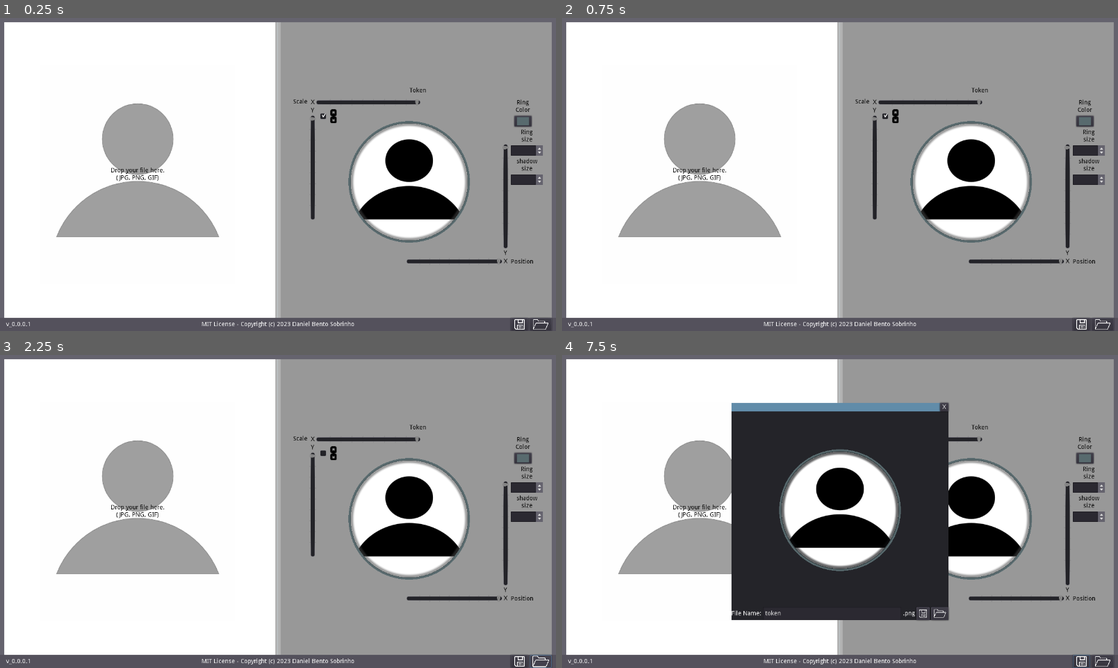
Above: before the commit, frames 1-4 (two rows, left to right).
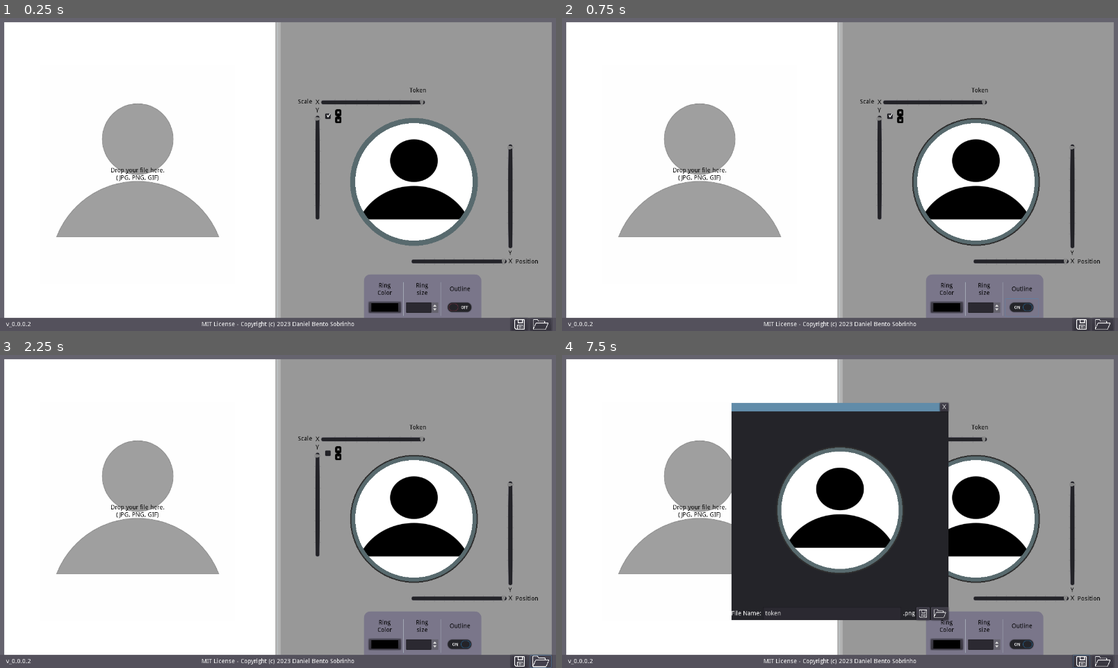
Above: after the commit, the same moments.

Repository: Daniel3dartist/Go.Token
Game: Godot game, scene res://Scenes/Main.tscn
Same seed, same stepped clock (60 frames per second), same inputs: the game is played once before the commit and once after it.
Inputs (mouse positions are in pixels of both pictures, inside the frame that each line leads up to):
- Up to frame 1 (0.25 s): no input
- Up to frame 2 (0.75 s): click (1023, 305) at 0.52 s
- Up to frame 3 (2.25 s): click "true" at 1.25 s; click (539, 661) at 2 s
- Up to frame 4 (7.5 s): click "true" at 2.75 s; click (1023, 642) at 3.52 s; click (1101, 661) at 4.25 s; click "true" at 5 s; click (1023, 642) at 5.77 s; click (1101, 661) at 6.5 s; click (1079, 661) at 7.25 s

The runs differ from the first frame. In frame 1, 6.9% of the frame differs, in the area x 5-98%, y 25-99%; in frame 2, 7.0%; in frame 3, 7.0%; in frame 4, 7.0%.

Commit message:
Improved UX/UI, added ring thickness control and outline option.

Diff:
--- a/Scenes/Main.tscn
+++ b/Scenes/Main.tscn
@@ -78,18 +78,28 @@
 [sub_resource type="ShaderMaterial" id=12]
 shader = ExtResource( 2 )
 shader_param/outline_color = Color( 1, 1, 0, 1 )
-shader_param/inner_circle = 0.448
-shader_param/outer_circle = 0.466
-shader_param/shadow_color = Color( 0, 0, 0, 1 )
-shader_param/inner_shadow = 0.442
-shader_param/outer_shadow = 0.434
+shader_param/inner_circle = 0.451
+shader_param/outer_circle = 0.49
+shader_param/shadow_color = Color( 0.0901961, 0.0901961, 0.0901961, 1 )
+shader_param/inner_shadow = 0.48
+shader_param/outer_shadow = 0.49
 shader_param/uvs_x = 1.0
 shader_param/uvs_y = 1.0
 shader_param/uvm_x = 0.0
 shader_param/uvm_y = null
 shader_param/smoothness = 0.0
-shader_param/shadow_smoothness = 0.025
+shader_param/shadow_smoothness = 0.0
 shader_param/tex_frg_2 = ExtResource( 3 )
+
+[sub_resource type="StyleBoxFlat" id=17]
+bg_color = Color( 0.480483, 0.466164, 0.544922, 1 )
+corner_radius_top_left = 15
+corner_radius_bottom_left = 15
+
+[sub_resource type="StyleBoxFlat" id=18]
+bg_color = Color( 0.480483, 0.466164, 0.544922, 1 )
+corner_radius_top_left = 15
+corner_radius_top_right = 15
 
 [node name="Main" type="Control"]
 anchor_right = 1.0
@@ -166,9 +176,9 @@
 anchor_bottom = 1.0
 
 [node name="Token" type="VBoxContainer" parent="Panel/HBoxContainer/Panel2/CenterContainer"]
-margin_left = 29.0
+margin_left = 40.0
 margin_top = 152.0
-margin_right = 604.0
+margin_right = 593.0
 margin_bottom = 568.0
 mouse_filter = 0
 size_flags_horizontal = 0
@@ -176,7 +186,7 @@
 alignment = 1
 
 [node name="Label" type="Label" parent="Panel/HBoxContainer/Panel2/CenterContainer/Token"]
-margin_right = 575.0
+margin_right = 553.0
 margin_bottom = 30.0
 rect_min_size = Vector2( 0, 30 )
 custom_colors/font_color = Color( 0, 0, 0, 1 )
@@ -186,7 +196,7 @@
 
 [node name="HBoxContainer" type="HBoxContainer" parent="Panel/HBoxContainer/Panel2/CenterContainer/Token"]
 margin_top = 34.0
-margin_right = 575.0
+margin_right = 553.0
 margin_bottom = 416.0
 mouse_filter = 0
 alignment = 1
@@ -418,12 +428,13 @@
 
 [node name="VBoxContainer3" type="VBoxContainer" parent="Panel/HBoxContainer/Panel2/CenterContainer/Token/HBoxContainer"]
 margin_left = 501.0
-margin_right = 575.0
+margin_right = 553.0
 margin_bottom = 382.0
 size_flags_horizontal = 3
 size_flags_vertical = 3
 
 [node name="VBoxContainer" type="VBoxContainer" parent="Panel/HBoxContainer/Panel2/CenterContainer/Token/HBoxContainer/VBoxContainer3"]
+visible = false
 margin_right = 56.0
 margin_bottom = 64.0
 rect_min_size = Vector2( 56, 40 )
@@ -453,9 +464,9 @@
 icon_align = 1
 
 [node name="VBoxContainer2" type="VBoxContainer" parent="Panel/HBoxContainer/Panel2/CenterContainer/Token/HBoxContainer/VBoxContainer3"]
-margin_top = 68.0
-margin_right = 74.0
-margin_bottom = 131.0
+visible = false
+margin_right = 74.0
+margin_bottom = 63.0
 rect_min_size = Vector2( 56, 40 )
 size_flags_horizontal = 0
 size_flags_vertical = 0
@@ -484,36 +495,149 @@
 color = Color( 0.4, 0.392157, 0.435294, 1 )
 
 [node name="SpinBox" type="SpinBox" parent="Panel/HBoxContainer/Panel2/CenterContainer/Token/HBoxContainer/VBoxContainer3/VBoxContainer2/CenterContainer"]
+margin_right = 74.0
+margin_bottom = 24.0
+max_value = 50.0
+value = 5.0
+align = 1
+
+[node name="VBoxContainer3" type="VBoxContainer" parent="Panel/HBoxContainer/Panel2/CenterContainer/Token/HBoxContainer/VBoxContainer3"]
+visible = false
+margin_top = 135.0
+margin_right = 74.0
+margin_bottom = 198.0
+rect_min_size = Vector2( 56, 40 )
+size_flags_horizontal = 0
+size_flags_vertical = 0
+
+[node name="Label" type="Label" parent="Panel/HBoxContainer/Panel2/CenterContainer/Token/HBoxContainer/VBoxContainer3/VBoxContainer3"]
+margin_right = 74.0
+margin_bottom = 35.0
+rect_min_size = Vector2( 56, 35 )
+custom_colors/font_color = Color( 0, 0, 0, 1 )
+text = "shadow
+size"
+align = 1
+valign = 1
+
+[node name="CenterContainer" type="CenterContainer" parent="Panel/HBoxContainer/Panel2/CenterContainer/Token/HBoxContainer/VBoxContainer3/VBoxContainer3"]
+margin_top = 39.0
+margin_right = 74.0
+margin_bottom = 63.0
+
+[node name="ColorRect" type="ColorRect" parent="Panel/HBoxContainer/Panel2/CenterContainer/Token/HBoxContainer/VBoxContainer3/VBoxContainer3/CenterContainer"]
+margin_right = 74.0
+margin_bottom = 24.0
+rect_min_size = Vector2( 74, 24 )
+size_flags_horizontal = 3
+size_flags_vertical = 3
+color = Color( 0.4, 0.392157, 0.435294, 1 )
+
+[node name="SpinBox" type="SpinBox" parent="Panel/HBoxContainer/Panel2/CenterContainer/Token/HBoxContainer/VBoxContainer3/VBoxContainer3/CenterContainer"]
 margin_right = 74.0
 margin_bottom = 24.0
 max_value = 1.0
 step = 0.01
 align = 1
 
-[node name="VBoxContainer3" type="VBoxContainer" parent="Panel/HBoxContainer/Panel2/CenterContainer/Token/HBoxContainer/VBoxContainer3"]
-margin_top = 135.0
-margin_right = 74.0
-margin_bottom = 198.0
-rect_min_size = Vector2( 56, 40 )
-size_flags_horizontal = 0
-size_flags_vertical = 0
-
-[node name="Label" type="Label" parent="Panel/HBoxContainer/Panel2/CenterContainer/Token/HBoxContainer/VBoxContainer3/VBoxContainer3"]
+[node name="Container" type="Container" parent="Panel/HBoxContainer/Panel2/CenterContainer/Token/HBoxContainer/VBoxContainer3"]
+margin_right = 52.0
+margin_bottom = 364.0
+size_flags_horizontal = 3
+size_flags_vertical = 3
+
+[node name="Position_Label" type="Label" parent="Panel/HBoxContainer/Panel2/CenterContainer/Token/HBoxContainer/VBoxContainer3"]
+margin_top = 368.0
+margin_right = 52.0
+margin_bottom = 382.0
+custom_colors/font_color = Color( 0, 0, 0, 1 )
+text = "Position"
+valign = 1
+
+[node name="PanelV" type="Panel" parent="Panel/HBoxContainer/Panel2"]
+visible = false
+anchor_left = 1.0
+anchor_right = 1.0
+margin_left = -96.0
+margin_top = 56.0
+margin_right = -6.0
+margin_bottom = 216.0
+rect_min_size = Vector2( 90, 250 )
+custom_styles/panel = SubResource( 17 )
+
+[node name="CenterContainer" type="CenterContainer" parent="Panel/HBoxContainer/Panel2/PanelV"]
+anchor_left = 0.5
+anchor_top = 0.5
+anchor_right = 0.5
+anchor_bottom = 0.5
+margin_left = -38.0
+margin_top = -115.0
+margin_right = 38.0
+margin_bottom = 115.0
+
+[node name="VBoxContainer" type="VBoxContainer" parent="Panel/HBoxContainer/Panel2/PanelV/CenterContainer"]
+margin_right = 76.0
+margin_bottom = 230.0
+
+[node name="VBoxContainer4" type="VBoxContainer" parent="Panel/HBoxContainer/Panel2/PanelV/CenterContainer/VBoxContainer"]
+margin_right = 74.0
+margin_bottom = 64.0
+rect_min_size = Vector2( 74, 63 )
+size_flags_horizontal = 0
+size_flags_vertical = 0
+alignment = 1
+
+[node name="Label" type="Label" parent="Panel/HBoxContainer/Panel2/PanelV/CenterContainer/VBoxContainer/VBoxContainer4"]
 margin_right = 74.0
 margin_bottom = 35.0
 rect_min_size = Vector2( 56, 35 )
 custom_colors/font_color = Color( 0, 0, 0, 1 )
-text = "shadow
+text = "Ring
+Color"
+align = 1
+valign = 1
+
+[node name="CenterContainer" type="CenterContainer" parent="Panel/HBoxContainer/Panel2/PanelV/CenterContainer/VBoxContainer/VBoxContainer4"]
+margin_top = 39.0
+margin_right = 74.0
+margin_bottom = 64.0
+
+[node name="ColorPickerButton" type="ColorPickerButton" parent="Panel/HBoxContainer/Panel2/PanelV/CenterContainer/VBoxContainer/VBoxContainer4/CenterContainer"]
+margin_right = 74.0
+margin_bottom = 25.0
+rect_min_size = Vector2( 74, 25 )
+icon_align = 1
+
+[node name="HSeparator" type="HSeparator" parent="Panel/HBoxContainer/Panel2/PanelV/CenterContainer/VBoxContainer"]
+margin_top = 68.0
+margin_right = 76.0
+margin_bottom = 72.0
+
+[node name="VBoxContainer5" type="VBoxContainer" parent="Panel/HBoxContainer/Panel2/PanelV/CenterContainer/VBoxContainer"]
+margin_top = 76.0
+margin_right = 74.0
+margin_bottom = 139.0
+rect_min_size = Vector2( 56, 40 )
+size_flags_horizontal = 0
+size_flags_vertical = 0
+alignment = 1
+
+[node name="Label" type="Label" parent="Panel/HBoxContainer/Panel2/PanelV/CenterContainer/VBoxContainer/VBoxContainer5"]
+margin_right = 74.0
+margin_bottom = 35.0
+rect_min_size = Vector2( 56, 35 )
+custom_colors/font_color = Color( 0, 0, 0, 1 )
+text = "Ring
 size"
 align = 1
 valign = 1
 
-[node name="CenterContainer" type="CenterContainer" parent="Panel/HBoxContainer/Panel2/CenterContainer/Token/HBoxContainer/VBoxContainer3/VBoxContainer3"]
+[node name="CenterContainer" type="CenterContainer" parent="Panel/HBoxContainer/Panel2/PanelV/CenterContainer/VBoxContainer/VBoxContainer5"]
 margin_top = 39.0
 margin_right = 74.0
 margin_bottom = 63.0
 
-[node name="ColorRect" type="ColorRect" parent="Panel/HBoxContainer/Panel2/CenterContainer/Token/HBoxContainer/VBoxContainer3/VBoxContainer3/CenterContainer"]
+[node name="ColorRect" type="ColorRect" parent="Panel/HBoxContainer/Panel2/PanelV/CenterContainer/VBoxContainer/VBoxContainer5/CenterContainer"]
 margin_right = 74.0
 margin_bottom = 24.0
 rect_min_size = Vector2( 74, 24 )
@@ -521,27 +645,202 @@
 size_flags_vertical = 3
 color = Color( 0.4, 0.392157, 0.435294, 1 )
 
-[node name="SpinBox" type="SpinBox" parent="Panel/HBoxContainer/Panel2/CenterContainer/Token/HBoxContainer/VBoxContainer3/VBoxContainer3/CenterContainer"]
+[node name="SpinBox" type="SpinBox" parent="Panel/HBoxContainer/Panel2/PanelV/CenterContainer/VBoxContainer/VBoxContainer5/CenterContainer"]
 margin_right = 74.0
 margin_bottom = 24.0
-max_value = 1.0
-step = 0.01
-align = 1
-
-[node name="Container" type="Container" parent="Panel/HBoxContainer/Panel2/CenterContainer/Token/HBoxContainer/VBoxContainer3"]
-margin_top = 202.0
-margin_right = 74.0
-margin_bottom = 364.0
-size_flags_horizontal = 3
-size_flags_vertical = 3
-
-[node name="Position_Label" type="Label" parent="Panel/HBoxContainer/Panel2/CenterContainer/Token/HBoxContainer/VBoxContainer3"]
-margin_top = 368.0
-margin_right = 74.0
-margin_bottom = 382.0
-custom_colors/font_color = Color( 0, 0, 0, 1 )
-text = "Position"
-valign = 1
+max_value = 50.0
+value = 5.0
+align = 1
+
+[node name="HSeparator2" type="HSeparator" parent="Panel/HBoxContainer/Panel2/PanelV/CenterContainer/VBoxContainer"]
+margin_top = 143.0
+margin_right = 76.0
+margin_bottom = 147.0
+
+[node name="VBoxContainer6" type="VBoxContainer" parent="Panel/HBoxContainer/Panel2/PanelV/CenterContainer/VBoxContainer"]
+margin_top = 151.0
+margin_right = 76.0
+margin_bottom = 230.0
+rect_min_size = Vector2( 56, 40 )
+size_flags_horizontal = 0
+size_flags_vertical = 0
+alignment = 1
+
+[node name="Label" type="Label" parent="Panel/HBoxContainer/Panel2/PanelV/CenterContainer/VBoxContainer/VBoxContainer6"]
+margin_right = 76.0
+margin_bottom = 35.0
+rect_min_size = Vector2( 56, 35 )
+custom_colors/font_color = Color( 0, 0, 0, 1 )
+text = "Outline"
+align = 1
+valign = 1
+
+[node name="CenterContainer" type="CenterContainer" parent="Panel/HBoxContainer/Panel2/PanelV/CenterContainer/VBoxContainer/VBoxContainer6"]
+margin_top = 39.0
+margin_right = 76.0
+margin_bottom = 79.0
+
+[node name="CheckButton" type="CheckButton" parent="Panel/HBoxContainer/Panel2/PanelV/CenterContainer/VBoxContainer/VBoxContainer6/CenterContainer"]
+margin_right = 76.0
+margin_bottom = 40.0
+align = 1
+icon_align = 1
+
+[node name="PanelH" type="Panel" parent="Panel/HBoxContainer/Panel2"]
+anchor_left = 0.5
+anchor_top = 1.0
+anchor_right = 0.5
+anchor_bottom = 1.0
+margin_left = -125.0
+margin_top = -130.0
+margin_right = 145.0
+margin_bottom = -30.0
+rect_min_size = Vector2( 270, 100 )
+custom_styles/panel = SubResource( 18 )
+
+[node name="CenterContainer" type="CenterContainer" parent="Panel/HBoxContainer/Panel2/PanelH"]
+anchor_left = 0.5
+anchor_top = 0.5
+anchor_right = 0.5
+anchor_bottom = 0.5
+margin_left = -135.0
+margin_top = -40.0
+margin_right = 135.0
+margin_bottom = 53.0
+
+[node name="HBoxContainer" type="HBoxContainer" parent="Panel/HBoxContainer/Panel2/PanelH/CenterContainer"]
+margin_left = 11.0
+margin_top = 7.0
+margin_right = 259.0
+margin_bottom = 86.0
+
+[node name="VBoxContainer4" type="VBoxContainer" parent="Panel/HBoxContainer/Panel2/PanelH/CenterContainer/HBoxContainer"]
+margin_right = 74.0
+margin_bottom = 79.0
+rect_min_size = Vector2( 74, 63 )
+size_flags_horizontal = 0
+size_flags_vertical = 0
+alignment = 1
+
+[node name="Label" type="Label" parent="Panel/HBoxContainer/Panel2/PanelH/CenterContainer/HBoxContainer/VBoxContainer4"]
+margin_right = 74.0
+margin_bottom = 35.0
+rect_min_size = Vector2( 56, 35 )
+custom_colors/font_color = Color( 0, 0, 0, 1 )
+text = "Ring
+Color"
+align = 1
+valign = 1
+
+[node name="CenterContainer" type="CenterContainer" parent="Panel/HBoxContainer/Panel2/PanelH/CenterContainer/HBoxContainer/VBoxContainer4"]
+margin_top = 39.0
+margin_right = 74.0
+margin_bottom = 79.0
+rect_min_size = Vector2( 0, 40 )
+
+[node name="ColorPickerButton" type="ColorPickerButton" parent="Panel/HBoxContainer/Panel2/PanelH/CenterContainer/HBoxContainer/VBoxContainer4/CenterContainer"]
+margin_top = 7.0
+margin_right = 74.0
+margin_bottom = 32.0
+rect_min_size = Vector2( 74, 25 )
+icon_align = 1
+
+[node name="VSeparator" type="VSeparator" parent="Panel/HBoxContainer/Panel2/PanelH/CenterContainer/HBoxContainer"]
+margin_left = 78.0
+margin_right = 82.0
+margin_bottom = 79.0
+
+[node name="VBoxContainer5" type="VBoxContainer" parent="Panel/HBoxContainer/Panel2/PanelH/CenterContainer/HBoxContainer"]
+margin_left = 86.0
+margin_right = 160.0
+margin_bottom = 79.0
+rect_min_size = Vector2( 56, 40 )
+size_flags_horizontal = 0
+size_flags_vertical = 0
+alignment = 1
+
+[node name="Label" type="Label" parent="Panel/HBoxContainer/Panel2/PanelH/CenterContainer/HBoxContainer/VBoxContainer5"]
+margin_right = 74.0
+margin_bottom = 35.0
+rect_min_size = Vector2( 56, 35 )
+custom_colors/font_color = Color( 0, 0, 0, 1 )
+text = "Ring
+size"
+align = 1
+valign = 1
+
+[node name="CenterContainer" type="CenterContainer" parent="Panel/HBoxContainer/Panel2/PanelH/CenterContainer/HBoxContainer/VBoxContainer5"]
+margin_top = 39.0
+margin_right = 74.0
+margin_bottom = 79.0
+rect_min_size = Vector2( 0, 40 )
+
+[node name="ColorRect" type="ColorRect" parent="Panel/HBoxContainer/Panel2/PanelH/CenterContainer/HBoxContainer/VBoxContainer5/CenterContainer"]
+margin_top = 8.0
+margin_right = 74.0
+margin_bottom = 32.0
+rect_min_size = Vector2( 74, 24 )
+size_flags_horizontal = 3
+size_flags_vertical = 3
+color = Color( 0.4, 0.392157, 0.435294, 1 )
+
+[node name="SpinBox" type="SpinBox" parent="Panel/HBoxContainer/Panel2/PanelH/CenterContainer/HBoxContainer/VBoxContainer5/CenterContainer"]
+margin_top = 8.0
+margin_right = 74.0
+margin_bottom = 32.0
+max_value = 50.0
+value = 5.0
+align = 1
+
+[node name="VSeparator2" type="VSeparator" parent="Panel/HBoxContainer/Panel2/PanelH/CenterContainer/HBoxContainer"]
+margin_left = 164.0
+margin_right = 168.0
+margin_bottom = 79.0
+
+[node name="VBoxContainer6" type="VBoxContainer" parent="Panel/HBoxContainer/Panel2/PanelH/CenterContainer/HBoxContainer"]
+margin_left = 172.0
+margin_right = 248.0
+margin_bottom = 79.0
+rect_min_size = Vector2( 56, 40 )
+size_flags_horizontal = 0
+size_flags_vertical = 0
+alignment = 1
+
+[node name="Label" type="Label" parent="Panel/HBoxContainer/Panel2/PanelH/CenterContainer/HBoxContainer/VBoxContainer6"]
+margin_right = 76.0
+margin_bottom = 35.0
+rect_min_size = Vector2( 56, 35 )
+custom_colors/font_color = Color( 0, 0, 0, 1 )
+text = "Outline"
+align = 1
+valign = 1
+
+[node name="CenterContainer" type="CenterContainer" parent="Panel/HBoxContainer/Panel2/PanelH/CenterContainer/HBoxContainer/VBoxContainer6"]
+margin_top = 39.0
+margin_right = 76.0
+margin_bottom = 79.0
+
+[node name="CheckButton" type="CheckButton" parent="Panel/HBoxContainer/Panel2/PanelH/CenterContainer/HBoxContainer/VBoxContainer6/CenterContainer"]
+margin_right = 76.0
+margin_bottom = 40.0
+align = 1
+icon_align = 1
+
+[node name="VBoxContainer" type="VBoxContainer" parent="Panel/HBoxContainer/Panel2/PanelH/CenterContainer"]
+visible = false
+margin_left = 133.0
+margin_top = 40.0
+margin_right = 136.0
+margin_bottom = 52.0
+
+[node name="HSeparator" type="HSeparator" parent="Panel/HBoxContainer/Panel2/PanelH/CenterContainer/VBoxContainer"]
+margin_right = 3.0
+margin_bottom = 4.0
+
+[node name="HSeparator2" type="HSeparator" parent="Panel/HBoxContainer/Panel2/PanelH/CenterContainer/VBoxContainer"]
+margin_top = 8.0
+margin_right = 3.0
+margin_bottom = 12.0
 
 [node name="ColorRect3" type="ColorRect" parent="."]
 anchor_right = 1.0
@@ -578,7 +877,7 @@
 margin_top = -7.0
 margin_right = 96.0
 margin_bottom = 7.0
-text = " v_0.0.0.1"
+text = " v_0.0.0.2"
 
 [node name="MIT_Author" type="Label" parent="ColorRect"]
 anchor_left = 0.5
@@ -645,5 +944,12 @@
 [connection signal="value_changed" from="Panel/HBoxContainer/Panel2/CenterContainer/Token/HBoxContainer/VBoxContainer/H …(240 unchanged characters)…
 [connection signal="value_changed" from="Panel/HBoxContainer/Panel2/CenterContainer/Token/HBoxContainer/VBoxContainer/X …(225 unchanged characters)…
 [connection signal="color_changed" from="Panel/HBoxContainer/Panel2/CenterContainer/Token/HBoxContainer/VBoxContainer3/ …(225 unchanged characters)…
+[connection signal="value_changed" from="Panel/HBoxContainer/Panel2/CenterContainer/Token/HBoxContainer/VBoxContainer3/VBoxContainer2/CenterContainer/SpinBox" to="Panel/HBoxContainer/Panel2/CenterContainer/Token/HBoxContainer/VBoxContainer/HBoxContainer2/CenterContainer/Token_TextureRect" method="_on_RingSize_value_changed"]
+[connection signal="value_changed" from="Panel/HBoxContainer/Panel2/CenterContainer/Token/HBoxContainer/VBoxContainer3/VBoxContainer3/CenterContainer/SpinBox" to="Panel/HBoxContainer/Panel2/CenterContainer/Token/HBoxContainer/VBoxContainer/HBoxContainer2/CenterContainer/Token_TextureRect" method="_on_ShadowSize_value_changed"]
+[connection signal="color_changed" from="Panel/HBoxContainer/Panel2/PanelV/CenterContainer/VBoxContainer/VBoxContainer4/CenterContainer/ColorPickerButton" to="Panel/HBoxContainer/Panel2/CenterContainer/Token/HBoxContainer/VBoxContainer/HBoxContainer2/CenterContainer/Token_TextureRect" method="_on_ColorPickerButton_color_changed"]
+[connection signal="value_changed" from="Panel/HBoxContainer/Panel2/PanelV/CenterContainer/VBoxContainer/VBoxContainer5/CenterContainer/SpinBox" to="Panel/HBoxContainer/Panel2/CenterContainer/Token/HBoxContainer/VBoxContainer/HBoxContainer2/CenterContainer/Token_TextureRect" method="_on_RingSize_value_changed"]
+[connection signal="color_changed" from="Panel/HBoxContainer/Panel2/PanelH/CenterContainer/HBoxContainer/VBoxContainer4/CenterContainer/ColorPickerButton" to="Panel/HBoxContainer/Panel2/CenterContainer/Token/HBoxContainer/VBoxContainer/HBoxContainer2/CenterContainer/Token_TextureRect" method="_on_ColorPickerButton_color_changed"]
+[connection signal="value_changed" from="Panel/HBoxContainer/Panel2/PanelH/CenterContainer/HBoxContainer/VBoxContainer5/CenterContainer/SpinBox" to="Panel/HBoxContainer/Panel2/CenterContainer/Token/HBoxContainer/VBoxContainer/HBoxContainer2/CenterContainer/Token_TextureRect" method="_on_RingSize_value_changed"]
+[connection signal="toggled" from="Panel/HBoxContainer/Panel2/PanelH/CenterContainer/HBoxContainer/VBoxContainer6/CenterContainer/CheckButton" to="Panel/HBoxContainer/Panel2/CenterContainer/Token/HBoxContainer/VBoxContainer/HBoxContainer2/CenterContainer/Token_TextureRect" method="_on_CheckButton_Outline_toggled"]
 [connection signal="button_up" from="ColorRect/HBoxContainer/Save_Button" to="." method="_on_Save_Button_button_up"]
 [connection signal="button_up" from="ColorRect/HBoxContainer/Dir" to="." method="_on_Dir_button_up"]
--- a/Scenes/save_panel.tscn
+++ b/Scenes/save_panel.tscn
@@ -12,11 +12,15 @@
 shader_param/outline_color = Color( 1, 1, 0, 1 )
 shader_param/inner_circle = 0.45
 shader_param/outer_circle = 0.5
+shader_param/shadow_color = Color( 0, 0, 0, 1 )
+shader_param/inner_shadow = 0.35
+shader_param/outer_shadow = 0.6
 shader_param/uvs_x = 1.0
 shader_param/uvs_y = 1.0
 shader_param/uvm_x = 0.0
 shader_param/uvm_y = null
 shader_param/smoothness = 0.01
+shader_param/shadow_smoothness = 0.01
 shader_param/tex_frg_2 = ExtResource( 2 )
 
 [node name="save_panel" type="Panel"]
@@ -24,12 +28,27 @@
 anchor_top = 0.5
 anchor_right = 0.5
 anchor_bottom = 0.5
-margin_left = -400.0
+margin_left = -250.0
 margin_top = -250.0
-margin_right = 100.0
+margin_right = 250.0
 margin_bottom = 250.0
 rect_min_size = Vector2( 500, 500 )
 script = ExtResource( 3 )
+
+[node name="TextureRect" type="TextureRect" parent="."]
+visible = false
+anchor_right = 1.0
+anchor_bottom = 1.0
+
+[node name="ColorRect2" type="ColorRect" parent="."]
+visible = false
+anchor_top = 1.0
+anchor_right = 1.0
+anchor_bottom = 1.0
+margin_top = -31.0
+margin_bottom = -1.0
+rect_min_size = Vector2( 0, 30 )
+color = Color( 0.145098, 0.145098, 0.164706, 1 )
 
 [node name="VBoxContainer" type="VBoxContainer" parent="."]
 anchor_right = 1.0
--- a/Scripts/Token_TextureRect.gd
+++ b/Scripts/Token_TextureRect.gd
@@ -7,6 +7,8 @@
 	var base_color = Color('#596b6f')
 	color_picker.color = base_color
 	self.material.set_shader_param('outline_color' , base_color)
+	self.material.set_shader_param('inner_circle' , 0.45)
+	self.material.set_shader_param('shadow_color' ,Color('#00303030'))
 
 func _on_X_Scale_Input_HSlider_value_changed(value):
 	var y_scale = self.get_parent().get_parent().get_node("Y_Scale_Input/Y_Scale_Input_VSlider")
@@ -37,3 +39,18 @@
 
 func _on_ColorPickerButton_color_changed(color):
 	self.material.set_shader_param('outline_color' , color)
+
+
+func _on_RingSize_value_changed(value):
+	self.material.set_shader_param('inner_circle' , ((50 - value)/100))
+
+
+#func _on_ShadowSize_value_changed(value):
+#	pass # Replace with function body.
+
+
+func _on_CheckButton_Outline_toggled(button_pressed):
+	if button_pressed == true:
+		self.material.set_shader_param('shadow_color' , Color('#303030'))
+	else:
+		self.material.set_shader_param('shadow_color' , Color('#00303030'))
Not shown: 1 places in Scenes/Main.tscn that only renumber resources
Not shown, changed: export_presets.cfg
